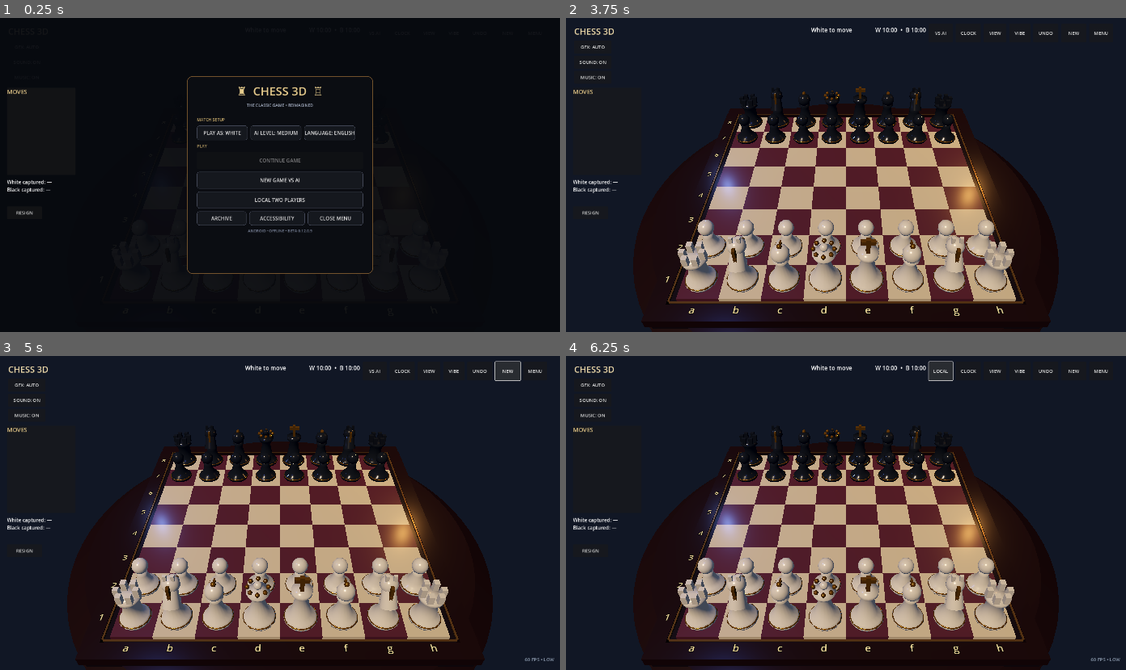
Above: before the commit, frames 1-4 (two rows, left to right).
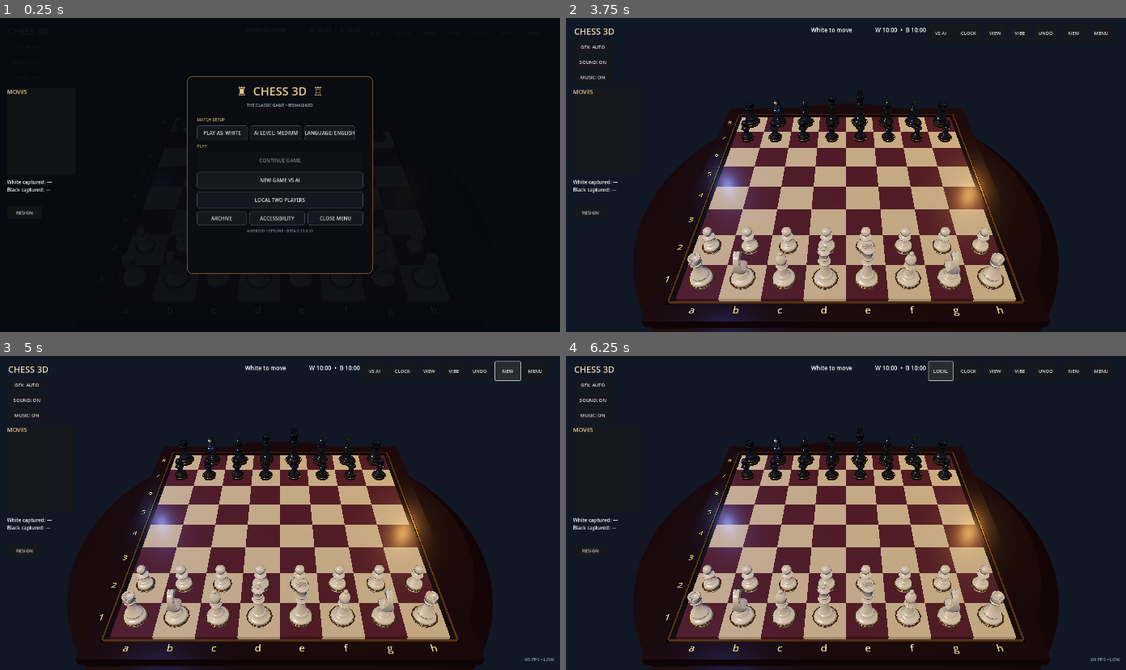
Above: after the commit, the same moments.

Repository: redxbox/chess-3d
Game: Godot game, scene res://src/main/main.tscn
The game is run twice, just before and just after one commit, with the same random seed, the same clock (stepped at 60 frames per second) and the same inputs.
Inputs:
- Up to frame 1 (0.25 s): no input
- Up to frame 2 (3.75 s): click "PLAY AS: WHITE" at 0.5 s; click "PLAY AS: BLACK" at 1.25 s; click "PLAY AS: WHITE" at 2 s; click "PLAY AS: BLACK" at 2.75 s; click "NEW GAME VS AI" at 3.5 s
- Up to frame 3 (5 s): click "NEW" at 4.25 s
- Up to frame 4 (6.25 s): click "NEW" at 5 s; click "VS AI" at 5.75 s

The runs differ from the first frame. In frame 1, less than 0.1% of the frame differs, in the area x 44-56%, y 67-69%; in frame 2, 6.9%, in the area x 19-81%, y 21-88%; in frame 3, 6.9%; in frame 4, 6.9%.

Commit message:
Replace procedural pieces with licensed Staunton meshes
Co-authored-by: arena-agent <297053741+arena-agent@users.noreply.github.com>

Diff:
--- a/src/main/main.gd
+++ b/src/main/main.gd
@@ -12,6 +12,14 @@
 	"check": preload("res://assets/audio/check.wav"),
 	"castle": preload("res://assets/audio/castle.wav"),
 	"game_over": preload("res://assets/audio/game_over.wav")
+}
+const PIECE_MODELS := {
+	"pawn": preload("res://assets/models/staunton/pawn.obj"),
+	"rook": preload("res://assets/models/staunton/rook.obj"),
+	"knight": preload("res://assets/models/staunton/knight.obj"),
+	"bishop": preload("res://assets/models/staunton/bishop.obj"),
+	"queen": preload("res://assets/models/staunton/queen.obj"),
+	"king": preload("res://assets/models/staunton/king.obj")
 }
 const BOARD_SIZE := 8
 const SQUARE_SIZE := 1.0
@@ -301,107 +309,30 @@
 		for file in BOARD_SIZE:
 			var code: String = game.board[rank][file]
 			if code != "":
-				_add_piece(names[code.to_lower()], file, rank, crystal if code == code.to_upper() else onyx, gold)
-
-
-func _add_piece(kind: String, file: int, rank: int, material: Material, accent: Material) -> void:
+				var is_white := code == code.to_upper()
+				_add_piece(names[code.to_lower()], file, rank, is_white, crystal if is_white else onyx, gold)
+
+
+func _add_piece(kind: String, file: int, rank: int, is_white: bool, material: Material, accent: Material) -> void:
 	var piece := Node3D.new()
 	piece.name = "%s_%d_%d" % [kind.capitalize(), file, rank]
-	piece.position = Vector3((file - 3.5) * SQUARE_SIZE, 0.12, (rank - 3.5) * SQUARE_SIZE)
+	piece.position = Vector3((file - 3.5) * SQUARE_SIZE, 0.11, (rank - 3.5) * SQUARE_SIZE)
 	piece.set_meta("square", Vector2i(file, rank))
 	pieces_root.add_child(piece)
 
-	# A continuous turned profile reads much more clearly than stacked primitive
-	# rings. Each class gets a deliberately different height and shoulder line.
-	var profile: Array[Vector2]
-	match kind:
-		"pawn":
-			profile = [Vector2(0.34, 0.00), Vector2(0.37, 0.06), Vector2(0.34, 0.13), Vector2(0.25, 0.18), Vector2(0.20, 0.28), Vector2(0.13, 0.48), Vector2(0.14, 0.61)]
-		"rook":
-			profile = [Vector2(0.36, 0.00), Vector2(0.39, 0.07), Vector2(0.34, 0.15), Vector2(0.24, 0.23), Vector2(0.20, 0.67), Vector2(0.29, 0.76), Vector2(0.30, 0.86)]
-		"knight":
-			profile = [Vector2(0.36, 0.00), Vector2(0.39, 0.07), Vector2(0.34, 0.15), Vector2(0.24, 0.23), Vector2(0.17, 0.53), Vector2(0.20, 0.66)]
-		"bishop":
-			profile = [Vector2(0.36, 0.00), Vector2(0.39, 0.07), Vector2(0.34, 0.15), Vector2(0.23, 0.24), Vector2(0.13, 0.69), Vector2(0.20, 0.82)]
-		"queen":
-			profile = [Vector2(0.38, 0.00), Vector2(0.41, 0.07), Vector2(0.36, 0.16), Vector2(0.24, 0.25), Vector2(0.14, 0.78), Vector2(0.25, 0.94), Vector2(0.28, 1.02)]
-		_:
-			profile = [Vector2(0.39, 0.00), Vector2(0.42, 0.07), Vector2(0.36, 0.16), Vector2(0.24, 0.25), Vector2(0.15, 0.83), Vector2(0.25, 0.98), Vector2(0.25, 1.07)]
-	_add_lathed_profile(piece, kind, profile, material)
-	_add_torus(piece, profile[1].x - 0.025, 0.025, 0.09, accent)
-
-	match kind:
-		"pawn":
-			_add_sphere(piece, 0.205, 0.78, material)
-		"rook":
-			for angle in [0.0, 60.0, 120.0, 180.0, 240.0, 300.0]:
-				var offset := Vector3(cos(deg_to_rad(angle)) * 0.23, 0.98, sin(deg_to_rad(angle)) * 0.23)
-				_add_box(piece, Vector3(0.13, 0.24, 0.13), offset, material)
-		"knight":
-			# Strong forward-facing horse silhouette: swept neck, muzzle, ears and mane.
-			_add_cylinder(piece, 0.15, 0.22, 0.58, 0.88, material, Vector3(-30, 0, 0))
-			_add_sphere(piece, 0.22, 1.10, material, Vector3(0.0, 0.0, -0.14))
-			_add_sphere(piece, 0.145, 1.04, material, Vector3(0.0, -0.02, -0.34))
-			_add_sphere(piece, 0.035, 1.12, accent, Vector3(0.11, 0.0, -0.34))
-			_add_box(piece, Vector3(0.08, 0.24, 0.08), Vector3(-0.09, 1.31, -0.10), material)
-			_add_box(piece, Vector3(0.08, 0.24, 0.08), Vector3(0.09, 1.31, -0.10), material)
-			for mane_y in [0.80, 0.94, 1.08, 1.22]:
-				_add_box(piece, Vector3(0.07, 0.13, 0.11), Vector3(0.0, mane_y, 0.13), accent)
-		"bishop":
-			_add_sphere(piece, 0.225, 1.01, material)
-			_add_box(piece, Vector3(0.045, 0.32, 0.09), Vector3(0.0, 1.05, -0.17), accent)
-			_add_sphere(piece, 0.065, 1.25, accent)
-		"queen":
-			for angle in [0.0, 45.0, 90.0, 135.0, 180.0, 225.0, 270.0, 315.0]:
-				var crown := Vector3(cos(deg_to_rad(angle)) * 0.24, 0.0, sin(deg_to_rad(angle)) * 0.24)
-				_add_sphere(piece, 0.055, 1.17, accent, crown)
-			_add_sphere(piece, 0.10, 1.22, material)
-		"king":
-			_add_box(piece, Vector3(0.10, 0.43, 0.10), Vector3(0.0, 1.28, 0.0), accent)
-			_add_box(piece, Vector3(0.34, 0.10, 0.10), Vector3(0.0, 1.39, 0.0), accent)
-
-
-func _add_lathed_profile(parent: Node3D, kind: String, profile: Array[Vector2], material: Material) -> void:
-	var quality := _effective_graphics_quality()
-	var segments := 16 if quality == "low" else (24 if quality == "medium" else 32)
-	var key := "lathe:%s:%d:%d" % [kind, segments, material.get_instance_id()]
-	if not _mesh_cache.has(key):
-		var surface := SurfaceTool.new()
-		surface.begin(Mesh.PRIMITIVE_TRIANGLES)
-		for ring in profile.size() - 1:
-			for segment in segments:
-				var next_segment := (segment + 1) % segments
-				var a0 := TAU * float(segment) / segments
-				var a1 := TAU * float(next_segment) / segments
-				var p0 := Vector3(cos(a0) * profile[ring].x, profile[ring].y, sin(a0) * profile[ring].x)
-				var p1 := Vector3(cos(a1) * profile[ring].x, profile[ring].y, sin(a1) * profile[ring].x)
-				var p2 := Vector3(cos(a1) * profile[ring + 1].x, profile[ring + 1].y, sin(a1) * profile[ring + 1].x)
-				var p3 := Vector3(cos(a0) * profile[ring + 1].x, profile[ring + 1].y, sin(a0) * profile[ring + 1].x)
-				# Counter-clockwise winding keeps the sculpted exterior visible with
-				# normal back-face culling on Android.
-				for vertex in [p0, p1, p2, p0, p2, p3]:
-					surface.set_uv(Vector2.ZERO)
-					surface.add_vertex(vertex)
-		# Close both ends so overhead camera angles never reveal hollow bodies.
-		for segment in segments:
-			var next_segment := (segment + 1) % segments
-			var a0 := TAU * float(segment) / segments
-			var a1 := TAU * float(next_segment) / segments
-			var bottom0 := Vector3(cos(a0) * profile[0].x, profile[0].y, sin(a0) * profile[0].x)
-			var bottom1 := Vector3(cos(a1) * profile[0].x, profile[0].y, sin(a1) * profile[0].x)
-			var last := profile.size() - 1
-			var top0 := Vector3(cos(a0) * profile[last].x, profile[last].y, sin(a0) * profile[last].x)
-			var top1 := Vector3(cos(a1) * profile[last].x, profile[last].y, sin(a1) * profile[last].x)
-			for vertex in [Vector3(0, profile[0].y, 0), bottom1, bottom0, Vector3(0, profile[last].y, 0), top0, top1]:
-				surface.set_uv(Vector2.ZERO)
-				surface.add_vertex(vertex)
-		surface.generate_normals()
-		var created := surface.commit()
-		created.surface_set_material(0, material)
-		_mesh_cache[key] = created
-	var instance := MeshInstance3D.new()
-	instance.mesh = _mesh_cache[key]
-	parent.add_child(instance)
+	var model := MeshInstance3D.new()
+	model.name = "SculptedModel"
+	model.mesh = PIECE_MODELS[kind]
+	model.material_override = material
+	model.cast_shadow = GeometryInstance3D.SHADOW_CASTING_SETTING_ON
+	# Knights face their opponent; rotational pieces are visually symmetric.
+	if kind == "knight":
+		model.rotation.y = 0.0 if is_white else PI
+	piece.add_child(model)
+
+	# One restrained metallic inlay grounds the set without hiding its silhouette.
+	var base_radius := 0.235 if kind == "pawn" else 0.30
+	_add_torus(piece, base_radius, 0.018, 0.095, accent)
 
 func _add_cylinder(parent: Node3D, top_radius: float, bottom_radius: float, height: float, y: float, material: Material, rotation := Vector3.ZERO) -> void:
 	var mesh_instance := MeshInstance3D.new()
@@ -642,7 +573,7 @@
 	tools.add_child(_close_menu_button)
 
 	var version := Label.new()
-	version.text = "ANDROID • OFFLINE • BETA 0.12.0.9"
+	version.text = "ANDROID • OFFLINE • BETA 0.12.0.10"
 	version.horizontal_alignment = HORIZONTAL_ALIGNMENT_CENTER
 	version.add_theme_font_size_override("font_size", 13)
 	version.add_theme_color_override("font_color", Color(0.48, 0.52, 0.61, 1))
@@ -861,7 +792,7 @@
 
 func _create_information_windows() -> void:
 	_tutorial_window = _information_window("HOW TO PLAY", "[font_size=24][b]QUICK START[/b][/font_size]\n\n1. Tap one of y …(409 unchanged characters)…
-	_about_window = _information_window("ABOUT & LICENSES", "[font_size=24][b]Chess 3D  •  Version 0.12.0 Beta 9[/b][/font_size]\n\nAn offline-first 3D  …(505 unchanged characters)…
+	_about_window = _information_window("ABOUT & LICENSES", "[font_size=24][b]Chess 3D  •  Version 0.12.0 Beta 10[/b][/font_size]\n\nAn offline-first 3D  …(505 unchanged characters)…
 
 
 func _information_window(title: String, content: String) -> Window:
Not shown, added: assets/models/staunton/LICENSE.txt
Not shown, added: assets/models/staunton/bishop.obj
Not shown, added: assets/models/staunton/king.obj
Not shown, added: assets/models/staunton/knight.obj
Not shown, added: assets/models/staunton/pawn.obj
Not shown, added: assets/models/staunton/queen.obj
Not shown, added: assets/models/staunton/rook.obj
Not shown, changed: export_presets.cfg
Not shown, changed: .github/workflows/ci.yml
Not shown, changed: ROADMAP.md
Not shown, added: THIRD_PARTY.md
